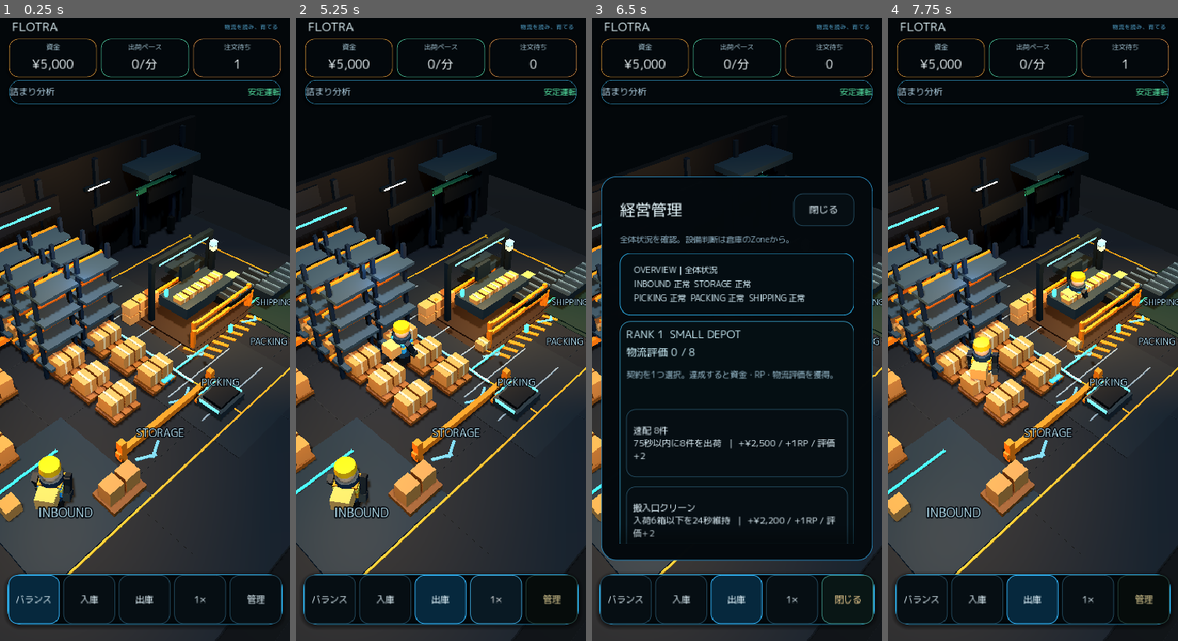
Above: before the commit, frames 1-4 (left to right).
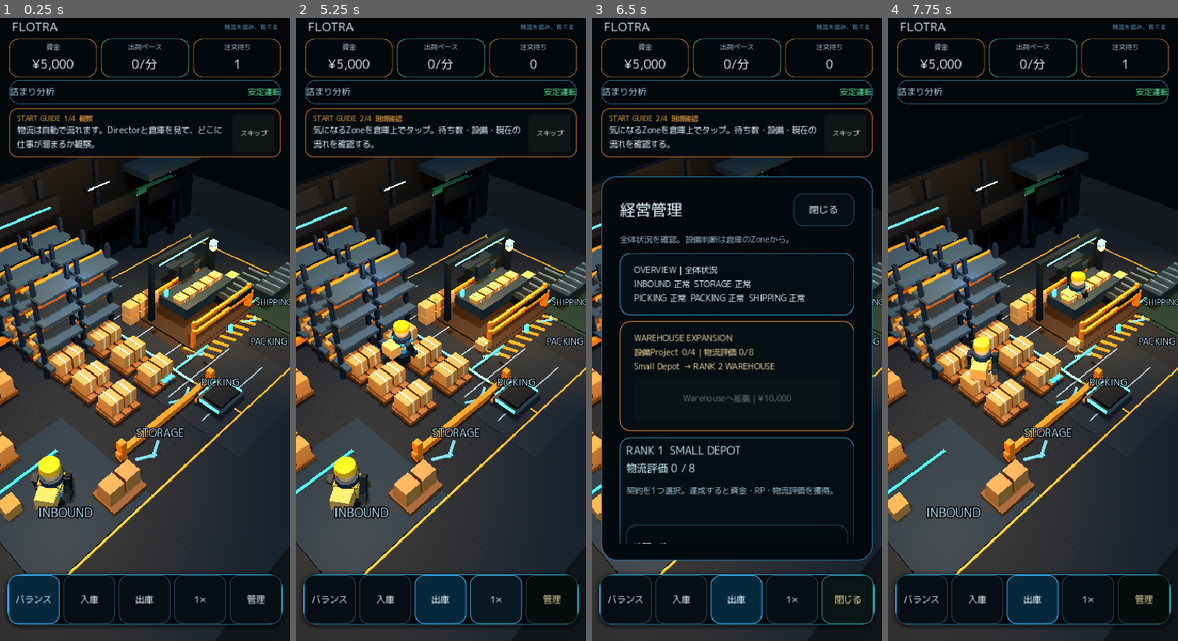
Above: after the commit, the same moments.

Repository: 48wr9f4wgp-lab/Logistics-Boss
Game: Godot game, scene res://scenes/main.tscn
Same seed, same stepped clock (60 frames per second), same inputs: the game is played once before the commit and once after it.
Inputs (mouse positions are in pixels of both pictures, inside the frame that each line leads up to):
- Up to frame 1 (0.25 s): no input
- Up to frame 2 (5.25 s): click "バランス" at 0.5 s; click "入庫" at 1.25 s; click "出庫" at 2 s; click "1×" at 2.75 s; click "2×" at 3.5 s; click "4×" at 4.25 s; click "Ⅱ" at 5 s
- Up to frame 3 (6.5 s): click "管理" at 5.75 s
- Up to frame 4 (7.75 s): click "閉じる" at 6.5 s; click (1140, 130) at 7.25 s, where only the run after the commit has a clickable "スキップ"

The runs differ from the first frame. In frame 1, 1.7% of the frame differs, in the area x 2-98%, y 14-23%; in frame 2, 1.7%; in frame 3, 7.2%, in the area x 2-98%, y 14-85%; in frame 4, nothing differs.

Commit message:
Wire Rank 1 v2 runtime

Diff:
--- a/godot/main.gd
+++ b/godot/main.gd
@@ -1,6 +1,6 @@
 extends Node
 
-const WarehouseSimScript = preload("res://domain/rank3_inbound_carrier_sim.gd")
+const WarehouseSimScript = preload("res://domain/flotra_v2_sim.gd")
 const WarehouseViewScript = preload("res://view/warehouse_view_mobile.gd")
 const WarehouseZoneInteractionScript = preload("res://view/zone_interaction_view.gd")
 const WarehouseVisualPass2Script = preload("res://view/visual_pass_2.gd")
@@ -10,11 +10,13 @@
 const WarehouseVisualCompositionFixScript = preload("res://view/visual_composition_fix.gd")
 const ForkliftAutomationViewScript = preload("res://view/forklift_automation_view.gd")
 const WarehouseDomainLivenessViewScript = preload("res://view/domain_liveness_view.gd")
+const Rank1ProjectViewScript = preload("res://view/rank1_project_view.gd")
 const Rank2FacilityViewScript = preload("res://view/rank2_facility_view.gd")
 const Rank3ReceivingAnnexViewScript = preload("res://view/rank3_receiving_annex_view.gd")
 const Rank3RoutingHubViewScript = preload("res://view/rank3_routing_hub_view.gd")
 const GameHudScript = preload("res://ui/game_hud_mobile.gd")
 const WarehouseZonePanelScript = preload("res://ui/warehouse_zone_panel.gd")
+const V2Rank1CoachScript = preload("res://ui/v2_rank1_coach.gd")
 const SessionResumeBriefScript = preload("res://ui/session_resume_brief.gd")
 const SaveStoreScript = preload("res://persistence/save_store.gd")
 const GameFeelScript = preload("res://feedback/game_feel.gd")
@@ -56,6 +58,10 @@
     view.add_child(domain_liveness)
     domain_liveness.bind(view, sim)
 
+    var rank1_projects: Rank1ProjectView = Rank1ProjectViewScript.new()
+    view.add_child(rank1_projects)
+    rank1_projects.bind(view, sim)
+
     var rank2_facilities: Rank2FacilityView = Rank2FacilityViewScript.new()
     view.add_child(rank2_facilities)
     rank2_facilities.bind(view, sim)
@@ -86,6 +92,10 @@
     )
     if hud._manage_button != null:
         hud._manage_button.pressed.connect(zone_panel.close)
+
+    var v2_rank1_coach: V2Rank1Coach = V2Rank1CoachScript.new()
+    hud.add_child(v2_rank1_coach)
+    v2_rank1_coach.bind_context(sim, zone_interaction)
 
     # Returning players get a five-second continuity brief built only from the
     # restored Domain state. Fresh saves and active FTUE keep the onboarding band.
